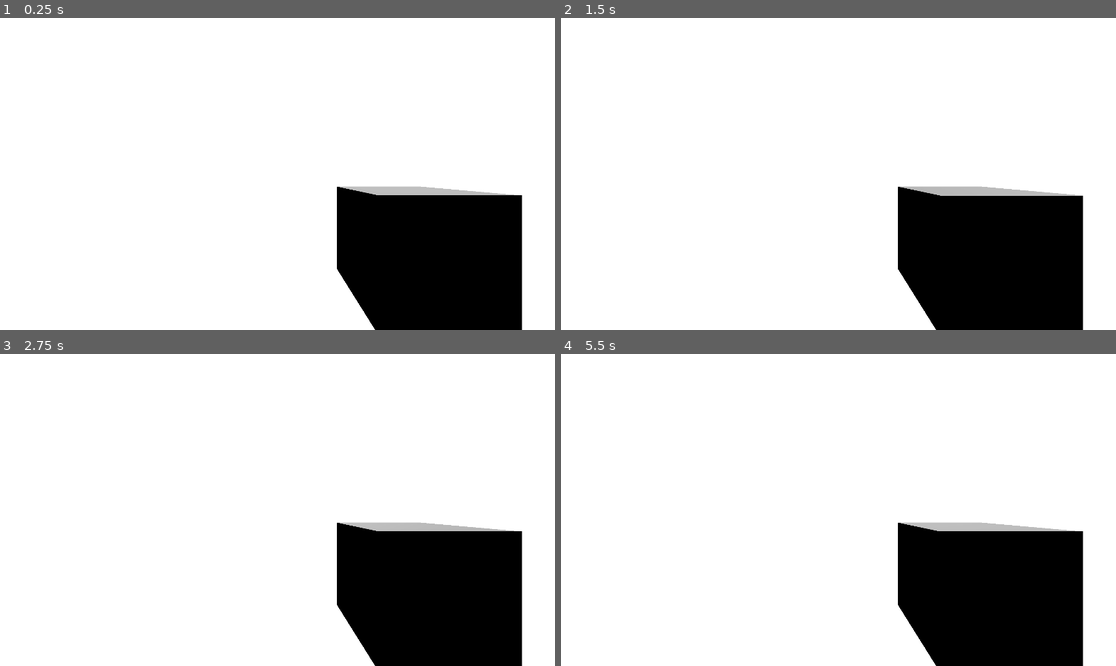
Above: before the commit, frames 1-4 (two rows, left to right).
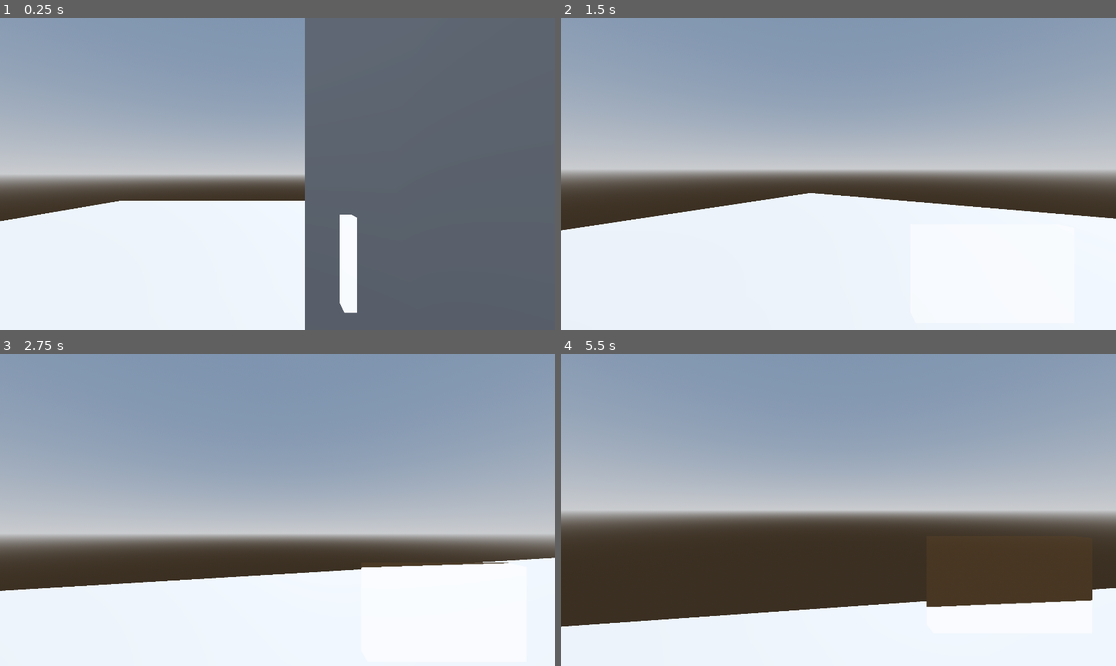
Above: after the commit, the same moments.

Repository: Project-Shipwrecking/Cave-Runner
Game: Godot game, scene res://Scenes/world.tscn
Two runs of this game, one before a commit and one after it. Both use one fixed random seed, a clock stepped at 60 frames per second and the inputs below.
Inputs (mouse positions are in pixels of both pictures, inside the frame that each line leads up to):
- Up to frame 1 (0.25 s): no input
- Up to frame 2 (1.5 s): tap Enter at 0.5 s; move the mouse to (866, 174) at 0.52 s; hold ` (maze) 0.53-1.28 s; hold W (forward) from 0.53 s (still down); tap Space (jump) at 0.77 s; move the mouse to (810, 174) at 1.27 s; tap F (flashlight) at 1.35 s
- Up to frame 3 (2.75 s): keep holding W (forward); tap Space (jump) at 1.52 s; tap ` (maze) at 1.55 s; move the mouse to (288, 503) at 2.02 s; hold ` (maze) from 2.03 s (still down)
- Up to frame 4 (5.5 s): keep holding W (forward); move the mouse to (832, 516) at 2.77 s; release ` (maze) at 2.78 s; tap Shift (sprint) at 2.85 s; tap Space (jump) at 3.02, 3.77, 4.52 s; tap ` (maze) at 3.05, 4.55 s; move the mouse to (877, 513) at 3.52 s; hold ` (maze) 3.53-4.28 s; move the mouse to (794, 506) at 4.27 s; tap F (flashlight) at 4.35 s; move the mouse to (844, 510) at 5.02 s; hold ` (maze) from 5.03 s (still down)

The runs differ from the first frame. In frame 1, 78% of the frame differs, in the area x 0-100%, y 0-100%; in frame 2, 73%; in frame 3, 80%; in frame 4, 88%.

Commit message:
Added camera
used subviewports to get texture and map it to the camera

Diff:
--- /dev/null
+++ b/Materials/shaderMaterial.tres
@@ -0,0 +1,7 @@
+[gd_resource type="ShaderMaterial" load_steps=2 format=3 uid="uid://bhqwsr4mlpvbm"]
+
+[ext_resource type="Shader" uid="uid://bowethp4raj4s" path="res://Shaders/in_game_cam.gdshader" id="1_t8gwy"]
+
+[resource]
+render_priority = 0
+shader = ExtResource("1_t8gwy")
--- a/Scenes/player.tscn
+++ b/Scenes/player.tscn
@@ -1,12 +1,19 @@
-[gd_scene load_steps=5 format=3 uid="uid://c3ftr23kgwuii"]
+[gd_scene load_steps=8 format=3 uid="uid://c3ftr23kgwuii"]
 
 [ext_resource type="Script" uid="uid://cmkjutgy367gg" path="res://Scripts/player.gd" id="1_v0iea"]
 [ext_resource type="Script" uid="uid://4p6evgv7qwq6" path="res://Scripts/flashlight.gd" id="2_cvnsp"]
+[ext_resource type="Script" uid="uid://bgn4tk8nvqbhl" path="res://Scripts/in_game_cam.gd" id="3_6t5aa"]
+[ext_resource type="Material" uid="uid://bhqwsr4mlpvbm" path="res://Materials/shaderMaterial.tres" id="3_vgqql"]
 
 [sub_resource type="CapsuleShape3D" id="CapsuleShape3D_f60y1"]
 radius = 0.3
 
 [sub_resource type="CapsuleMesh" id="CapsuleMesh_v0iea"]
+
+[sub_resource type="BoxMesh" id="BoxMesh_6t5aa"]
+resource_local_to_scene = true
+material = ExtResource("3_vgqql")
+size = Vector3(0.5, 0.3, 0.05)
 
 [node name="Player" type="CharacterBody3D"]
 script = ExtResource("1_v0iea")
@@ -24,6 +31,7 @@
 
 [node name="CSGBox3D" type="CSGBox3D" parent="Head"]
 transform = Transform3D(1, 0, 0, 0, 1, 0, 0, 0, 1, 0.455, -0.215, -0.646)
+visible = false
 size = Vector3(0.334961, 0.329102, 0.339844)
 
 [node name="Flashlight" type="SpotLight3D" parent="Head/CSGBox3D"]
@@ -37,5 +45,19 @@
 spot_angle_attenuation = 3.0
 script = ExtResource("2_cvnsp")
 
+[node name="InGameCam" type="MeshInstance3D" parent="Head"]
+transform = Transform3D(1, 0, 0, 0, 1, 0, 0, 0, 1, 0.511, -0.288, -0.666)
+layers = 2
+mesh = SubResource("BoxMesh_6t5aa")
+script = ExtResource("3_6t5aa")
+
+[node name="SubViewport" type="SubViewport" parent="Head/InGameCam"]
+
+[node name="Camera3D" type="Camera3D" parent="Head/InGameCam/SubViewport"]
+transform = Transform3D(1, 0, 0, 0, 1, 0, 0, 0, 1, 0, 0.5, 0)
+cull_mask = 1048573
+
+[node name="Marker3D" type="Marker3D" parent="Head/InGameCam"]
+
 [node name="Camera" type="Camera3D" parent="Head"]
 current = true
--- a/Scenes/world.tscn
+++ b/Scenes/world.tscn
@@ -1,11 +1,19 @@
-[gd_scene load_steps=11 format=3 uid="uid://c8va5j76m16p0"]
+[gd_scene load_steps=13 format=3 uid="uid://c8va5j76m16p0"]
 
 [ext_resource type="PackedScene" uid="uid://c3ftr23kgwuii" path="res://Scenes/player.tscn" id="1_a02cp"]
 [ext_resource type="Script" uid="uid://ch2nobbrxpim6" path="res://Scripts/ui.gd" id="2_5a7ea"]
 [ext_resource type="PackedScene" uid="uid://bti8m3icme3bp" path="res://Scenes/maze.tscn" id="4_8j60k"]
 
-[sub_resource type="Environment" id="Environment_5a7ea"]
+[sub_resource type="ProceduralSkyMaterial" id="ProceduralSkyMaterial_5a7ea"]
+sky_horizon_color = Color(0.662243, 0.671743, 0.686743, 1)
+ground_horizon_color = Color(0.662243, 0.671743, 0.686743, 1)
+
+[sub_resource type="Sky" id="Sky_8j60k"]
+sky_material = SubResource("ProceduralSkyMaterial_5a7ea")
+
+[sub_resource type="Environment" id="Environment_fo5ed"]
 background_mode = 2
+sky = SubResource("Sky_8j60k")
 tonemap_mode = 2
 glow_enabled = true
 
@@ -31,7 +39,7 @@
 [node name="World" type="Node3D"]
 
 [node name="WorldEnvironment" type="WorldEnvironment" parent="."]
-environment = SubResource("Environment_5a7ea")
+environment = SubResource("Environment_fo5ed")
 
 [node name="DirectionalLight3D" type="DirectionalLight3D" parent="."]
 transform = Transform3D(-0.866023, -0.433016, 0.250001, 0, 0.499998, 0.866027, -0.500003, 0.749999, -0.43301, 0, 0, 0)
@@ -48,7 +56,7 @@
 shape = SubResource("ConcavePolygonShape3D_5a7ea")
 
 [node name="Player" parent="." instance=ExtResource("1_a02cp")]
-transform = Transform3D(1, 0, 0, 0, 1, 0, 0, 0, 1, -4.97771, 385.125, -3.13527)
+transform = Transform3D(1, 0, 0, 0, 1, 0, 0, 0, 1, -4.97771, 0.971369, -3.13527)
 
 [node name="CanvasLayer" type="CanvasLayer" parent="."]
 
--- /dev/null
+++ b/Scripts/in_game_cam.gd
@@ -0,0 +1,32 @@
+class_name InGameCam extends MeshInstance3D
+
+@onready var cam : Camera3D = $SubViewport/Camera3D
+@onready var marker := $Marker3D as Marker3D
+@onready var portal_shader: Shader = preload("res://Shaders/in_game_cam.gdshader")
+@onready var viewport
+
+func _ready():
+	_set_portal_material()
+
+func _set_portal_material():
+	viewport = $SubViewport
+	#viewport.
+	#viewport = SubViewport.new()
+	#viewport.size = get_window().size
+	#viewport.render_target_update_mode = SubViewport.UPDATE_ALWAYS
+	#viewport.render_target_clear_mode = SubViewport.CLEAR_MODE_ONCE
+	#add_child(viewport)
+	var viewport_texture = viewport.get_texture()
+
+	#cam = Camera3D.new()
+	#viewport.add_child(cam)
+
+	var material = ShaderMaterial.new()
+	material.shader = portal_shader
+	#material.set_shader_parameter("albedo", viewport.get_texture())
+	material.set_shader_parameter("albedo", viewport_texture)
+	#self.material_override = material
+	set_surface_override_material(0, material)
+
+func _process(_delta):
+	cam.global_transform = marker.global_transform
--- a/Scripts/maze_gen.gd
+++ b/Scripts/maze_gen.gd
@@ -147,30 +147,30 @@
 
 
 
-func _bring_to_3d() -> void:
-	# Draw nodes and connections
-	for x in range(maze_size.x):
-		for y in range(maze_size.y):
-			var node_data = maze[x][y]
-			#var node_pos  = self.map_to_local(node_data.pos)
-
-			# Draw node rectangle
-			#var rect: Rect2  = Rect2(node_pos, Vector2(cell_size_digi * 0.5, cell_size_digi * 0.5))
-			#var color: Color = Color(0.2, 0.2, 0.8, 1)
-
-			# Highlight origin node
-			#if Vector2(x, y) == origin_pos:
-				#color = Color(0.8, 0.2, 0.2, 1)
-
-			#draw_rect(rect, color, true)
-
-			# Draw connections with arrows
-			for connected_node in node_data.connected_nodes:
-				var connected_pos = connected_node.position
-				var start = node_data.pos  # Start at the center of the node
-				var end = connected_pos   # Center of the connected node
-				var middle = (start + end)*2
-				#self.set_cell_item(Vector3i(middle.x,0,middle.y), 1)
-				# Draw connection line
-				#draw_line(start, end, Color(0.8, 0.8, 0.2), 2.0)
-				#draw_arrow(start, end)
+#func _bring_to_3d() -> void:
+	## Draw nodes and connections
+	#for x in range(maze_size.x):
+		#for y in range(maze_size.y):
+			#var node_data = maze[x][y]
+			##var node_pos  = self.map_to_local(node_data.pos)
+#
+			## Draw node rectangle
+			##var rect: Rect2  = Rect2(node_pos, Vector2(cell_size_digi * 0.5, cell_size_digi * 0.5))
+			##var color: Color = Color(0.2, 0.2, 0.8, 1)
+#
+			## Highlight origin node
+			##if Vector2(x, y) == origin_pos:
+				##color = Color(0.8, 0.2, 0.2, 1)
+#
+			##draw_rect(rect, color, true)
+#
+			## Draw connections with arrows
+			#for connected_node in node_data.connected_nodes:
+				#var connected_pos = connected_node.position
+				#var start = node_data.pos  # Start at the center of the node
+				#var end = connected_pos   # Center of the connected node
+				#var middle = (start + end)*2
+				##self.set_cell_item(Vector3i(middle.x,0,middle.y), 1)
+				## Draw connection line
+				##draw_line(start, end, Color(0.8, 0.8, 0.2), 2.0)
+				##draw_arrow(start, end)
--- /dev/null
+++ b/Shaders/in_game_cam.gdshader
@@ -0,0 +1,10 @@
+shader_type spatial;
+render_mode unshaded, cull_disabled;
+
+uniform sampler2D albedo : source_color;
+
+void fragment(){
+	ALBEDO = vec3(texture(albedo, SCREEN_UV).rgb);
+	//ALBEDO = vec3(texture(albedo, UV).rgb);
+
+}
--- a/project.godot
+++ b/project.godot
@@ -22,7 +22,7 @@
 
 [editor_plugins]
 
-enabled=PackedStringArray("res://addons/godot_super-wakatime/plugin.cfg", "res://addons/polyrinthe/plugin.cfg", "res://addons/timchi_maze_generation/plugin.cfg")
+enabled=PackedStringArray("res://addons/godot_super-wakatime/plugin.cfg")
 
 [input]
 
Not shown, added: Scripts/in_game_cam.gd.uid
Not shown, added: Shaders/in_game_cam.gdshader.uid
